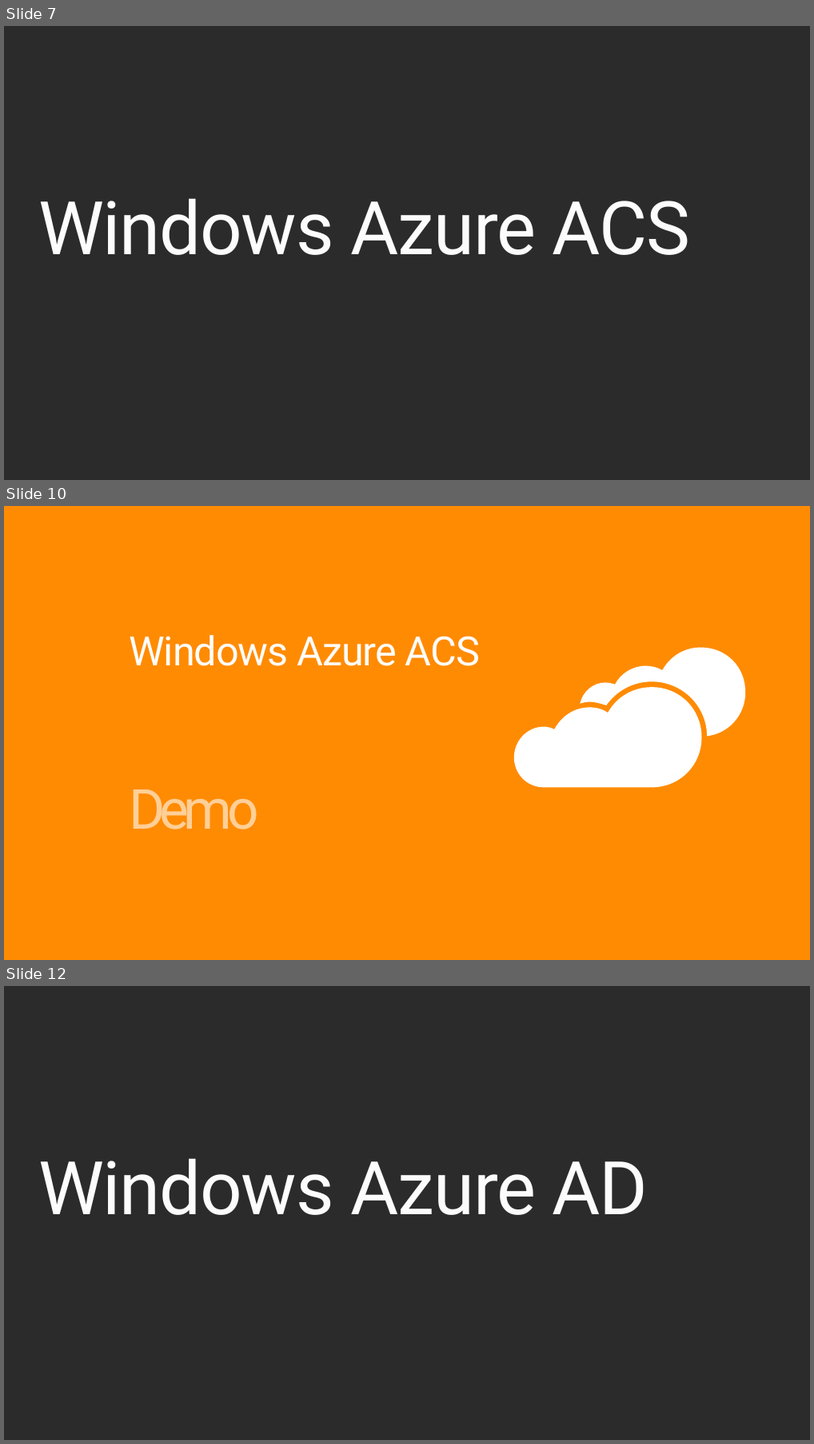
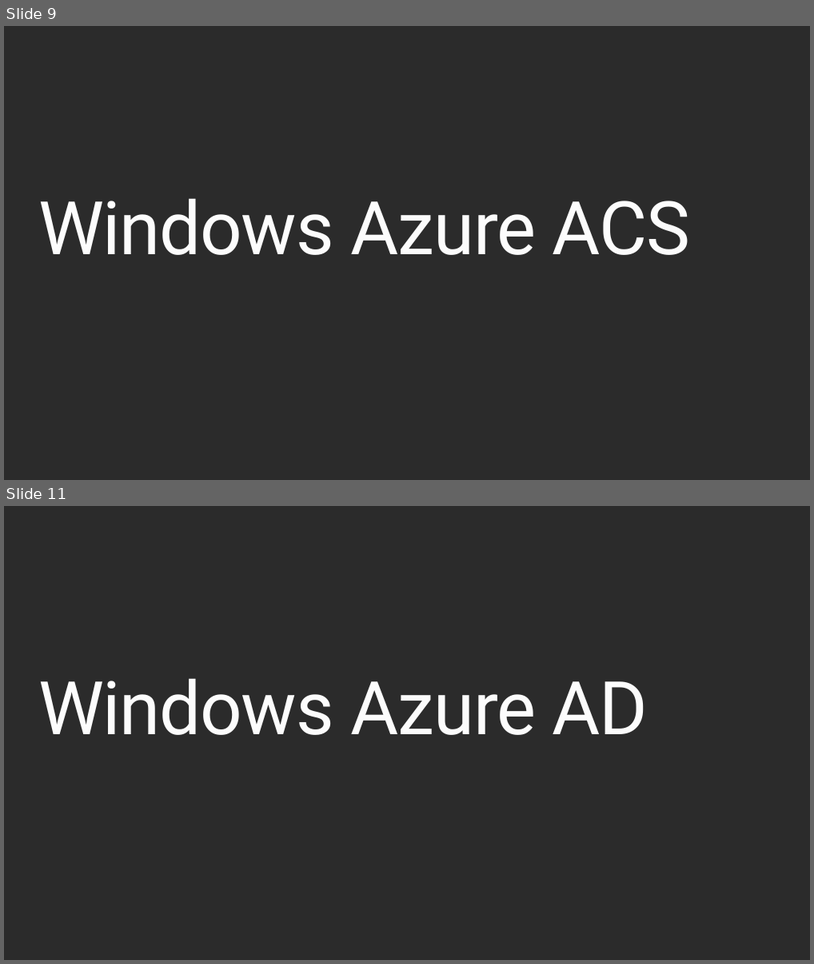
Before and after one commit to MRCollective/WindowsAzureBootcampPerth2014, a slide deck: 7_Authentication/Authentication.pptx. Shown one above the other, each under a label of ours: slides 7, 10 and 12 before the commit, slides 9 and 11 after it; the slides between them are not shown. The pictures are 814x1444 and 814x964 pixels, drawn with LibreOffice and Linux fonts; fonts in the diff are those of the drawing; background and template pictures are left out; a plain dark background stands for a picture behind light text. Boxes give left, top, right and bottom in pixels: in the first picture for what was removed or moved away, otherwise in the second. Text is boxed around its words. In the diff, an @@ line names an element or a change of style, - is before the commit and + after.

```diff
--- a/7_Authentication/Authentication.pptx
+++ b/7_Authentication/Authentication.pptx
@@ slide 10 removed at [4, 506, 810, 960], background #FF8A00 @@
@@ title removed at [129, 635, 480, 666] @@
-Windows Azure ACS
@@ freeform shape removed at [581, 648, 746, 736] @@
@@ freeform shape removed at [514, 687, 702, 788] @@
@@ text removed at [129, 789, 258, 829] @@
-Demo
@@ what was slide 7 is now slide 9 @@
@@ what was slide 12 is now slide 11 @@
```
Also in this commit, not shown: 8 slides changed, 7 slides added, 16 other slides removed, 5 other files.
